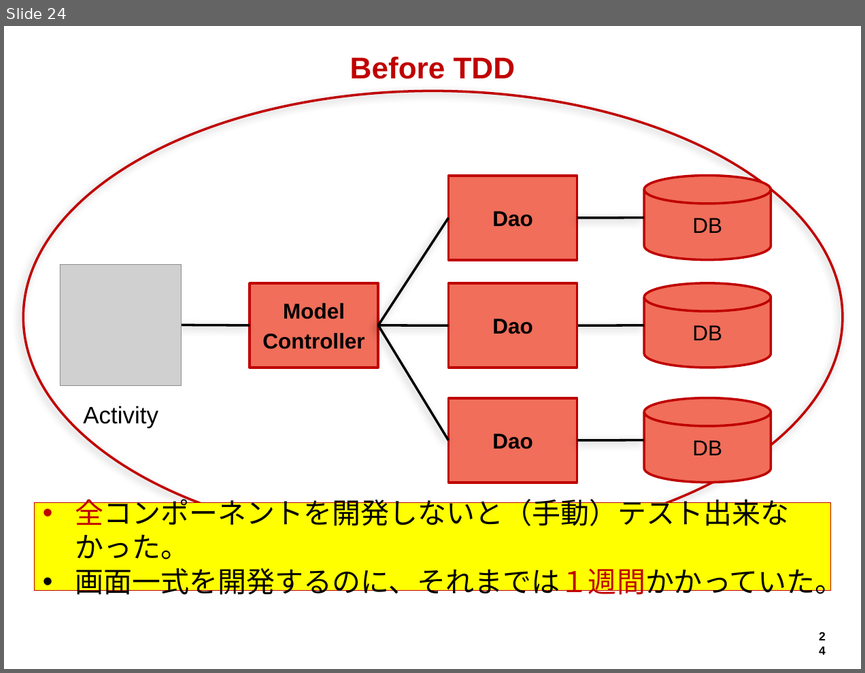
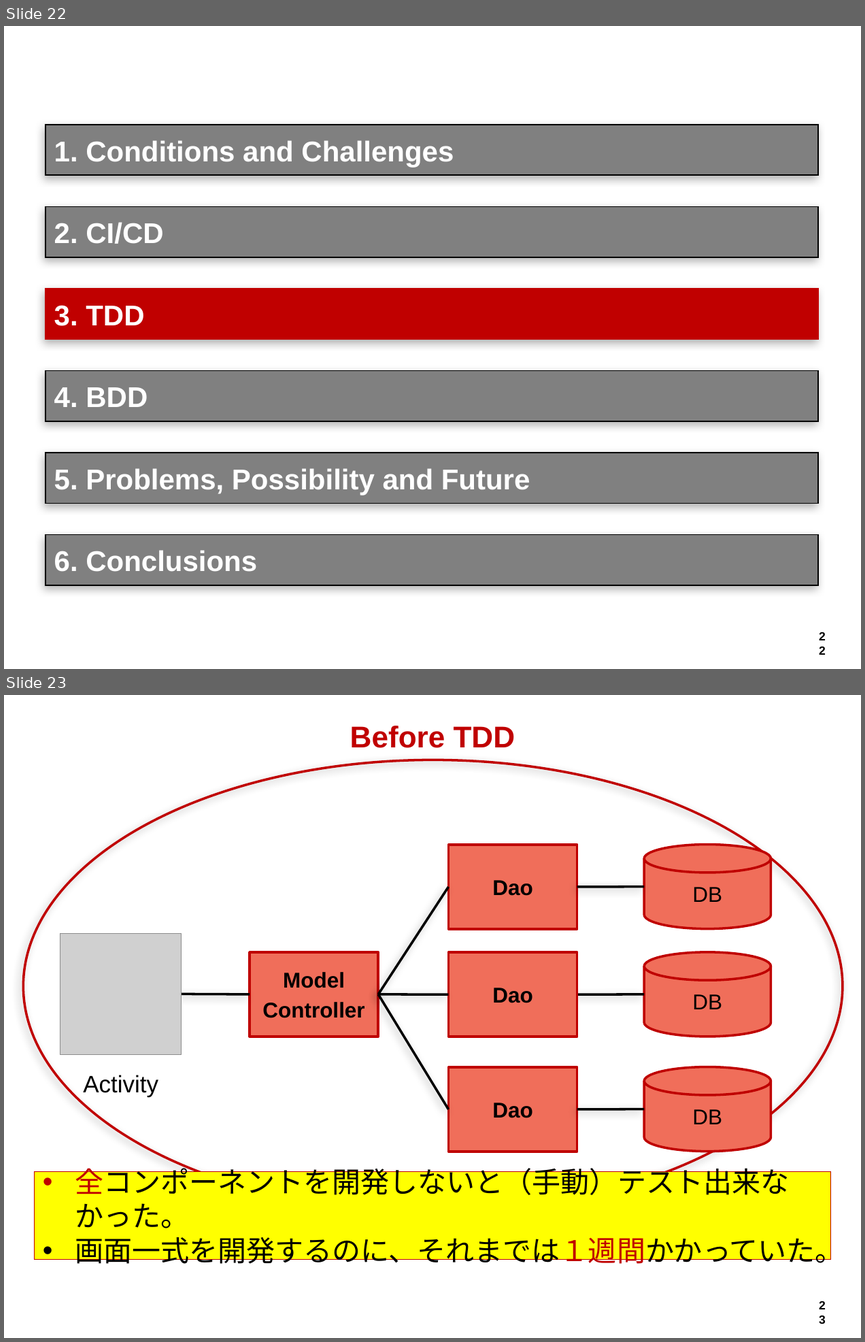
Before and after one commit to hageyahhoo/agile2014, a slide deck: presentations/TechnologyDrivenDevelopment.pptx. Shown one above the other, each under a label of ours: slide 24 before the commit, slides 22 and 23 after it. The pictures are 865x673 and 865x1342 pixels, drawn with LibreOffice and Linux fonts; fonts in the diff are those of the drawing; grey boxes stand for pictures; background and template pictures are left out. Boxes give left, top, right and bottom in pixels: in the first picture for what was removed or moved away, otherwise in the second. Text is boxed around its words. In the diff, an @@ line names an element or a change of style, - is before the commit and + after.

```diff
--- a/presentations/TechnologyDrivenDevelopment.pptx
+++ b/presentations/TechnologyDrivenDevelopment.pptx
@@ slide 22 added at [4, 26, 861, 669], background #FFFFFF; not listed: 1 template element that a slide beside it also shows @@
@@ rectangle added at [46, 125, 818, 175], fill #808080, outline #000000 1 pt, 24 pt, text #FFFFFF, bold @@
+1. Conditions and Challenges
@@ rectangle added at [46, 207, 818, 257], fill #808080, outline #000000 1 pt, 24 pt, text #FFFFFF, bold @@
+2. CI/CD
@@ rectangle added at [46, 288, 818, 339], fill #C00000, outline #C00000 1 pt, 24 pt, text #FFFFFF, bold @@
+3. TDD
@@ rectangle added at [46, 371, 818, 421], fill #808080, outline #000000 1 pt, 24 pt, text #FFFFFF, bold @@
+4. BDD
@@ rectangle added at [46, 452, 818, 503], fill #808080, outline #000000 1 pt, 24 pt, text #FFFFFF, bold @@
+5. Problems, Possibility and Future
@@ rectangle added at [46, 534, 818, 585], fill #808080, outline #000000 1 pt, 24 pt, text #FFFFFF, bold @@
+6. Conclusions
@@ what was slide 24 is now slide 23 @@
@@ page number at [810, 1294, 834, 1317]: text changed @@
-24
+23
```
Also in this commit, not shown: 2 slides changed, 5 other slides added, 6 slides removed, 2 other files.
